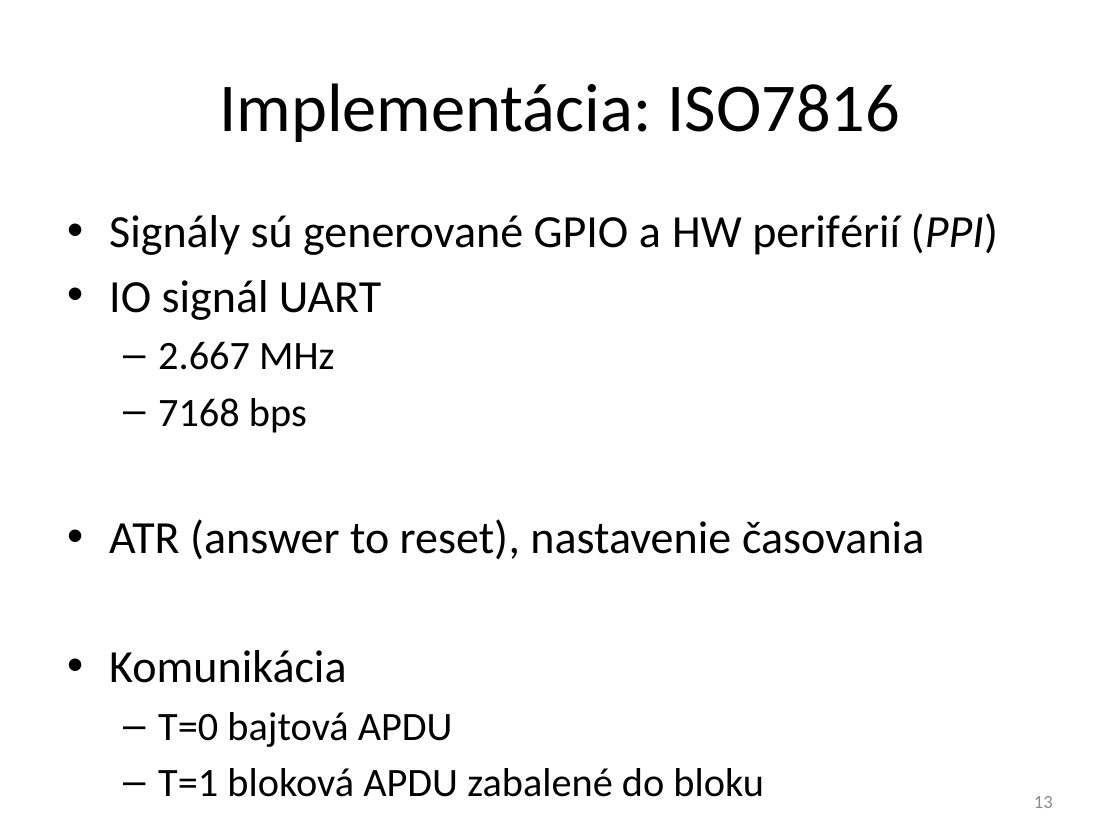
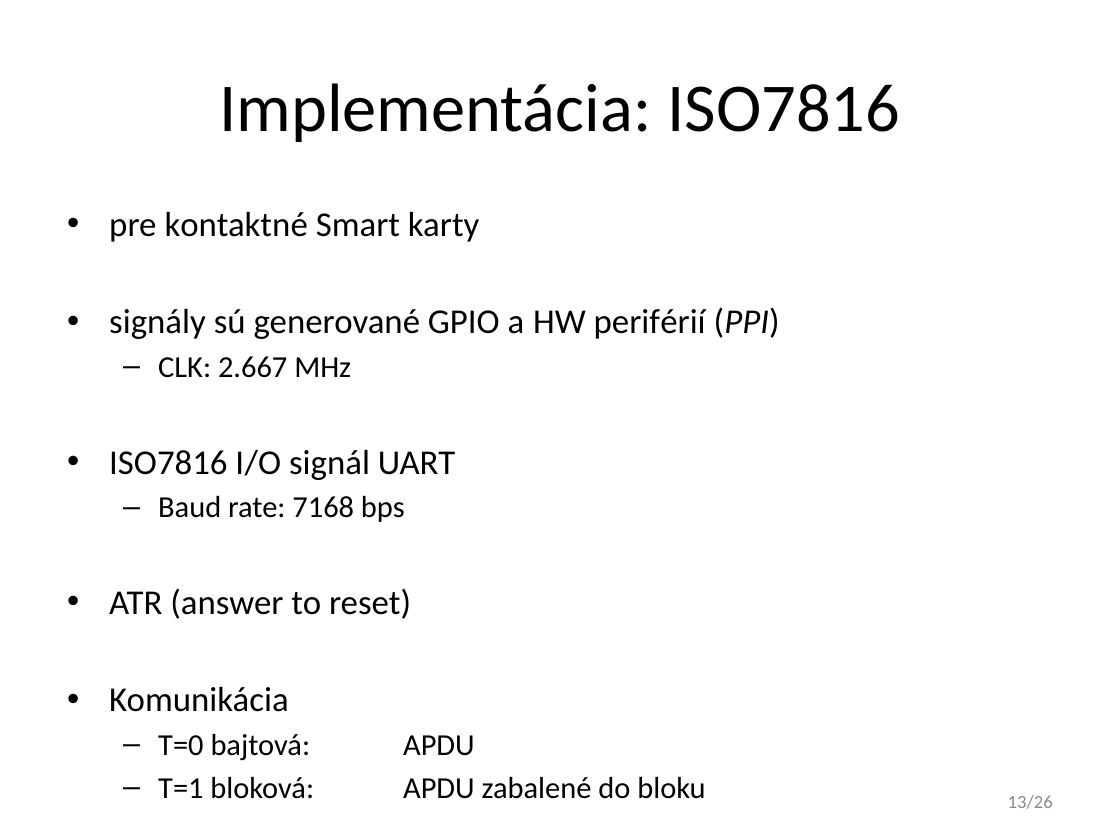
Before and after one commit to javacard-FOSS-applets/nrf6310-pca10007, a slide deck: slide 13 of Obhajoba/xdoubravsky_dp.pptx. Drawn at 1120x840 pixels with LibreOffice and Linux fonts; fonts in the diff are those of the drawing. Boxes give left, top, right and bottom in pixels: in the first picture for what was removed or moved away, otherwise in the second. Text is boxed around its words. In the diff, an @@ line names an element or a change of style, - is before the commit and + after.

```diff
--- a/Obhajoba/xdoubravsky_dp.pptx
+++ b/Obhajoba/xdoubravsky_dp.pptx
@@ text at (109,211,780,619): text changed; size 29.6 to 22.4 pt @@
-• Signály sú generované GPIO a HW periférií (PPI)
-• IO signál UART
-  – 2.667 MHz
-  – 7168 bps
-• ATR (answer to reset), nastavenie časovania
+• pre kontaktné Smart karty
+• signály sú generované GPIO a HW periférií (PPI)
+  – CLK: 2.667 MHz
+• ISO7816 I/O signál UART
+  – Baud rate: 7168 bps
+• ATR (answer to reset)
@@ text at (109,686,289,712): size 29.6 to 22.4 pt in "Komunikácia"; less space between paragraphs @@
@@ text at (158,734,705,799): text changed; size 25.9 to 19.6 pt @@
-  – T=0 bajtová APDU
-  – T=1 bloková APDU zabalené do bloku
+  – T=0 bajtová: APDU
+  – T=1 bloková: APDU zabalené do bloku
@@ page number at (1008,795,1053,809): text changed @@
-13
+13/26
```
Also in this commit, not shown: 29 other slides changed, 1 slide added, 2 slides removed.
